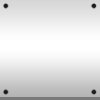
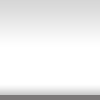
Two versions of the same layered image (100x100). Layer-by-layer changes:
removed group "Group 1" (4 layers) over [3, 3, 97, 95]
renamed "Layer 1 copy 5" to "Layer 3", moved it out of group "Group 1", painted on it over [0, 3, 100, 100]
removed layer "Layer 1 copy 5" (2nd of 2, in "Group 1") from group "Group 1" over [91, 3, 97, 9]
removed layer "Layer 1 copy 4" from group "Group 1" over [3, 89, 9, 95]
renamed "Layer 1 copy 3" to "Layer 2", hid it, moved it out of group "Group 1", painted on it over [0, 3, 26, 26]
hid "Gradient Fill 1", painted on it over [0, 3, 100, 100]
hid "Layer 0", painted on it over [0, 3, 100, 97]
hid "Layer 1", painted on it over [0, 3, 100, 100]
